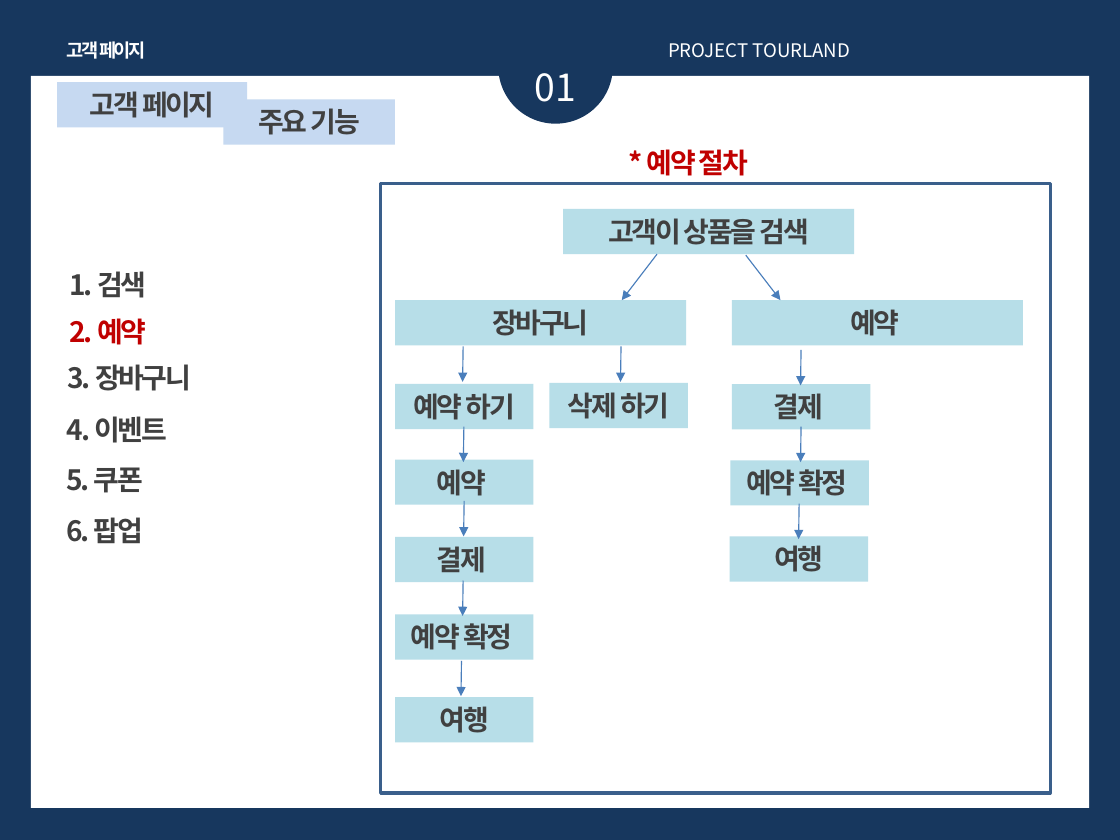
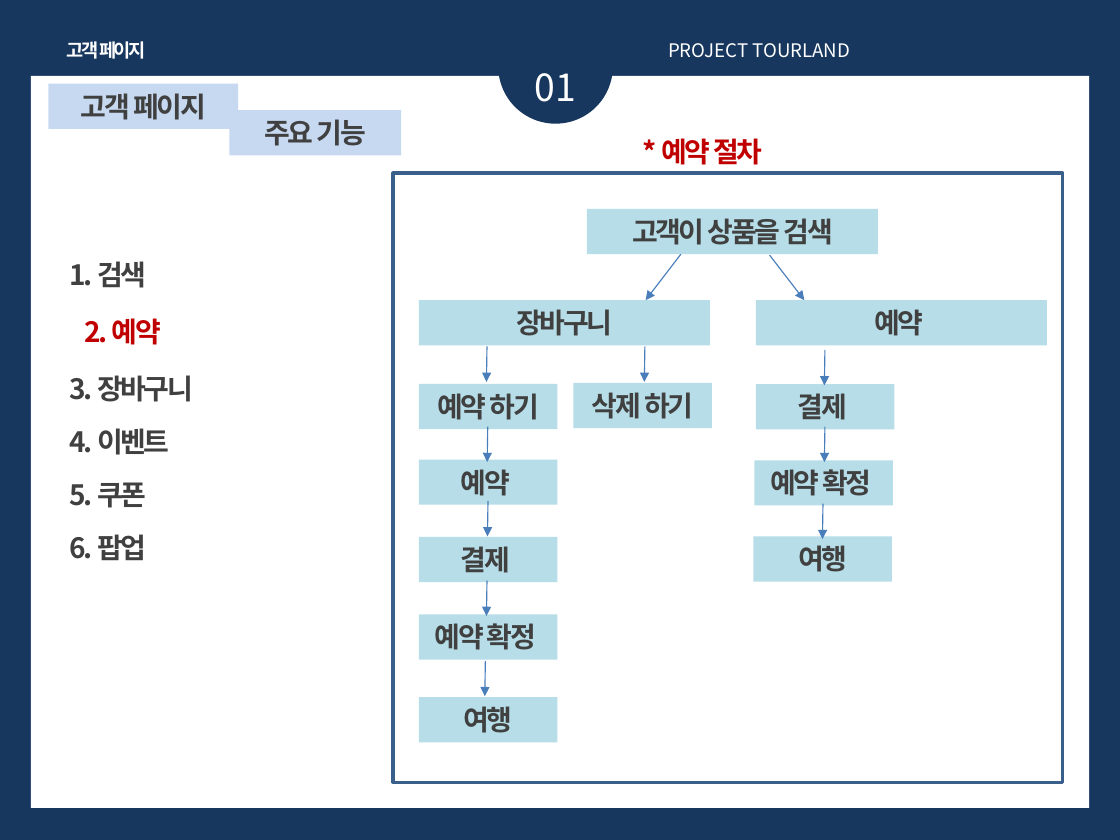
Before and after one commit to dlstjs8246/tourland, a slide deck: slide 8 of file/PPT.pptx. Drawn at 1120x840 pixels with LibreOffice and Linux fonts; fonts in the diff are those of the drawing. Boxes give left, top, right and bottom in pixels: in the first picture for what was removed or moved away, otherwise in the second. Text is boxed around its words. In the diff, an @@ line names an element or a change of style, - is before the commit and + after.

```diff
--- a/file/PPT.pptx
+++ b/file/PPT.pptx
@@ rectangle "고객 페이지": place and size @@
-rectangle "고객 페이지" at (57, 82, 248, 127)
+rectangle "고객 페이지" at (48, 84, 239, 129)
@@ rectangle "주요 기능": place and size @@
-rectangle "주요 기능" at (223, 100, 394, 144)
+rectangle "주요 기능" at (230, 110, 401, 155)
@@ text "* 예약 절차": place and size @@
-text "* 예약 절차" at (647, 149, 748, 176)
+text "* 예약 절차" at (661, 138, 763, 165)
@@ rectangle: place and size @@
-rectangle at (381, 184, 1051, 793)
+rectangle at (393, 174, 1063, 783)
@@ text "1. 검색": place and size @@
-text "1. 검색" at (70, 271, 146, 298)
+text "1. 검색" at (70, 261, 146, 288)
@@ text "2. 예약": place and size @@
-text "2. 예약" at (70, 318, 146, 345)
+text "2. 예약" at (84, 318, 161, 345)
@@ text "3. 장바구니": place and size @@
-text "3. 장바구니" at (68, 364, 191, 391)
+text "3. 장바구니" at (70, 375, 193, 402)
@@ text "4. 이벤트": place and size @@
-text "4. 이벤트" at (67, 416, 167, 443)
+text "4. 이벤트" at (70, 428, 170, 455)
@@ text "5. 쿠폰": place and size @@
-text "5. 쿠폰" at (67, 467, 143, 493)
+text "5. 쿠폰" at (70, 482, 146, 508)
@@ 12 rectangles, 11 arrows: place and size @@
-12 rectangles, 11 arrows at (395, 209, 1024, 743)
+12 rectangles, 11 arrows at (419, 209, 1047, 743)
@@ text "6. 팝업": place and size @@
-text "6. 팝업" at (67, 517, 143, 544)
+text "6. 팝업" at (70, 534, 146, 561)
```
Also in this commit, not shown: 7 other slides changed.
